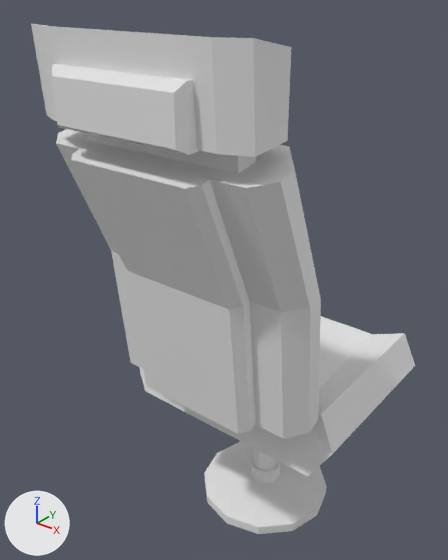
The Blender file Scenes/ship/asiento.blend: old version first, new version second.
Both versions are drawn from a 50 mm lens placed at (1.023, -1.532, 1.781), pointed at (-0.077, -0.156, 0.929). The axes (+X, +Y, +Z) are drawn at lower left. The lights are the same throughout. The older version comes first.
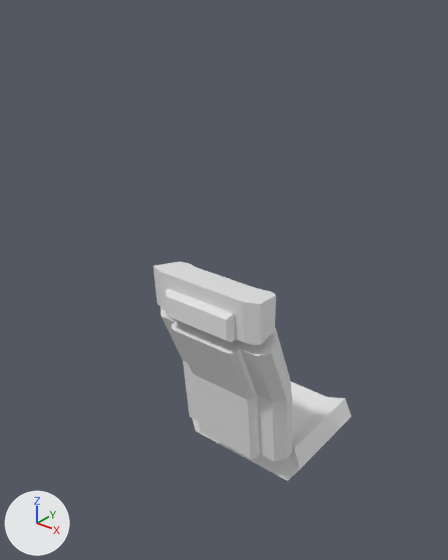
What differs and where, as boxes (x1, y1, x2, y2) in the pictures (448 x 560 px):
'Cube', rescaled (48% narrower, 52% shorter): before (31, 23, 415, 476); after (153, 262, 351, 481)
'Cylinder.001', deleted: before (204, 441, 326, 534)

The change, as a diff of the scene's bpy script:
```diff
--- a/Scenes/ship/asiento.blend.py
+++ b/Scenes/ship/asiento.blend.py
@@ me_cube @@
 # used by ob_cube; location = (0.0, 0.0, 0.0)
-me_cube.from_pydata(...)  # 159 vertices, 127 faces; spans x 0.0..0.399, y -0.638..0.343, z 0.451..1.686
+me_cube.from_pydata(...)  # 159 vertices, 127 faces; spans x 0.0..0.239, y -0.383..0.206, z 0.271..1.012
+# me_cube part 1: the whole mesh is scaled about the mesh origin by 0.6
@@ ob_cylinder_001 @@
-ob_cylinder_001 = bpy.data.objects.new('Cylinder.001', me_cylinder_001)
-ob_cylinder_001.location = (0.0, 0.0, 0.0)
```
